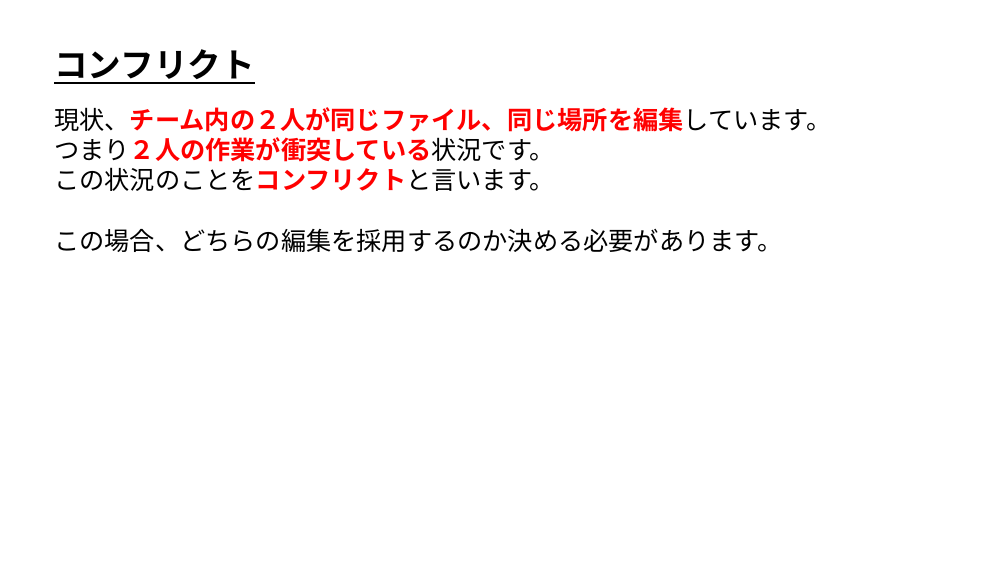
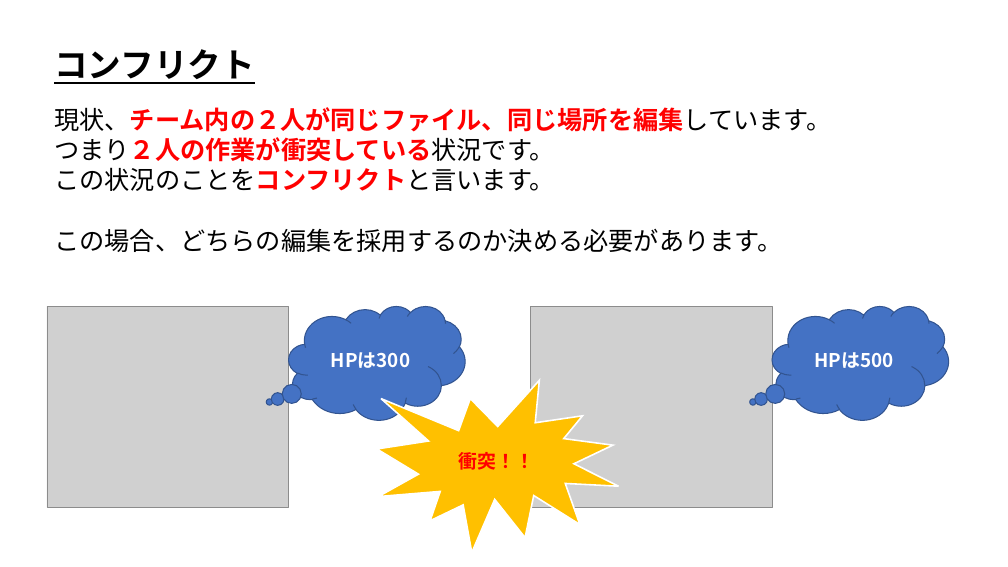
Before and after one commit to ArakiYusuke-Ohara/Textbook, a slide deck: slide 5 of ゲーム科2年/00_前期/ゲームエンジンⅢ/バージョン管理/07_編集のコンフリクト.pptx. Drawn at 1008x567 pixels with LibreOffice and Linux fonts; fonts in the diff are those of the drawing; grey boxes stand for pictures. Boxes give left, top, right and bottom in pixels: in the first picture for what was removed or moved away, otherwise in the second. Text is boxed around its words. In the diff, an @@ line names an element or a change of style, - is before the commit and + after.

```diff
--- a/ゲーム科2年/00_前期/ゲームエンジンⅢ/バージョン管理/07_編集のコンフリクト.pptx
+++ b/ゲーム科2年/00_前期/ゲームエンジンⅢ/バージョン管理/07_編集のコンフリクト.pptx
@@ picture added at box(47, 306, 289, 507) @@
@@ thought cloud added at box(289, 306, 465, 420), fill #4472C4, outline #325491 1 pt, 18 pt, text #FFFFFF, bold @@
+HPは300
@@ picture added at box(531, 306, 773, 507) @@
@@ thought cloud added at box(772, 306, 948, 420), fill #4472C4, outline #325491 1 pt, 18 pt, text #FFFFFF, bold @@
+HPは500
@@ irregular seal added at box(377, 380, 619, 553), fill #FFC000, outline #FFFFFF 1.5 pt, 18 pt, text #FF0000, bold @@
+衝突！！
```
Also in this commit, not shown: 7 other files.
